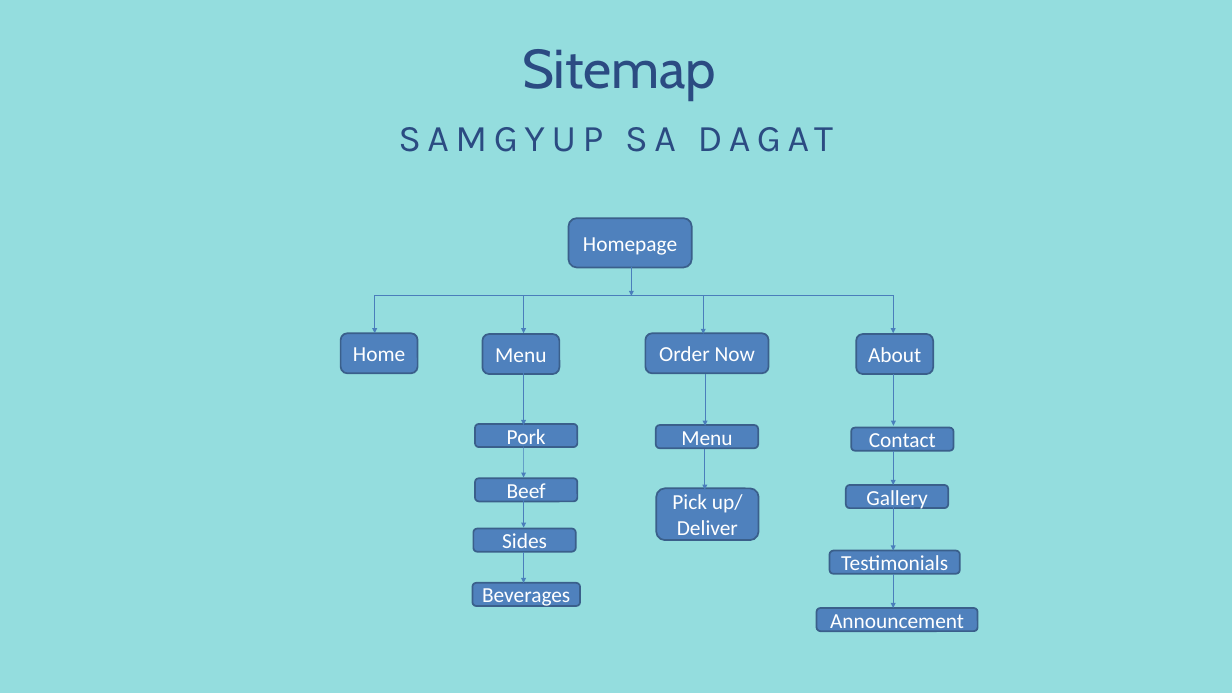
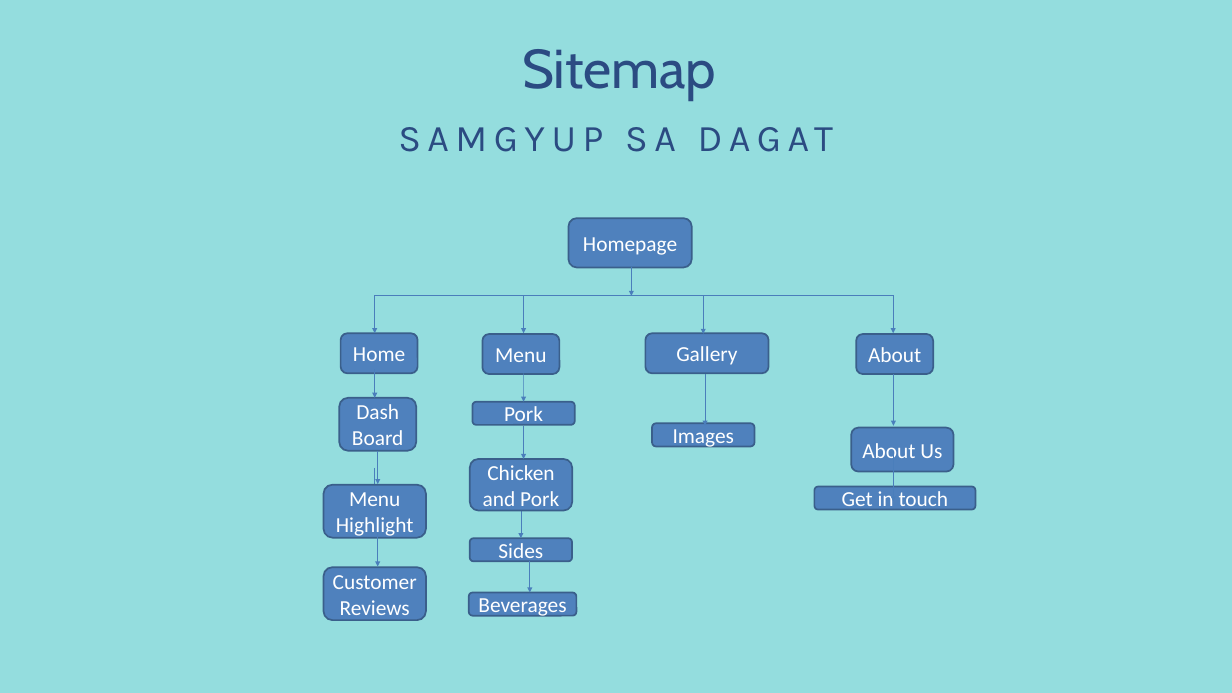
Before and after one commit to Asher0506/Samgyup-Final, a slide deck: slide 6 of Proposal/MP1 Asher.pptx (slide 4 before the commit). Drawn at 1232x693 pixels with LibreOffice and Linux fonts; fonts in the diff are those of the drawing. Boxes give left, top, right and bottom in pixels: in the first picture for what was removed or moved away, otherwise in the second. Text is boxed around its words. In the diff, an @@ line names an element or a change of style, - is before the commit and + after.

```diff
--- a/Proposal/MP1 Asher.pptx
+++ b/Proposal/MP1 Asher.pptx
@@ text in rounded rectangle at [676,346,737,365]: text changed @@
-Order Now
+Gallery
@@ arrow moved from (705, 448) - (705, 490) to (375, 373) - (375, 414) @@
@@ arrow added from (375, 370) to (375, 398), #4B7EBC 0.75 pt @@
@@ arrow moved from (524, 373) - (524, 425) to (524, 373) - (524, 402) @@
@@ rounded rectangle added at [339,398,416,451], fill #4F81BD, outline #3A5F8C 2 pt, 25 pt, text #FFFFFF @@
+Dash Board
@@ rounded rectangle "Pork": place and size @@
-rounded rectangle "Pork" at [475,424,577,447]
+rounded rectangle "Pork" at [472,402,575,425]
@@ arrow added from (524, 426) to (524, 459), #4B7EBC 0.75 pt @@
@@ rounded rectangle added at [652,423,755,447], fill #4F81BD, outline #3A5F8C 2 pt, 25 pt, text #FFFFFF @@
+Images
@@ rounded rectangle "About Us": place and size @@
-rounded rectangle "About Us" at [851,428,954,451]
+rounded rectangle "About Us" at [851,428,954,471]
@@ text in rounded rectangle at [862,443,942,458]: text changed @@
-Contact
+About Us
@@ arrow moved from (893, 506) - (893, 551) to (375, 468) - (375, 520) @@
@@ arrow added from (378, 451) to (378, 484), #4B7EBC 0.75 pt @@
@@ rounded rectangle added at [470,459,572,511], fill #4F81BD, outline #3A5F8C 2 pt, 25 pt, text #FFFFFF @@
+Chicken and Pork
@@ rounded rectangle removed at [475,478,577,501] @@
-Beef
@@ arrow moved from (524, 500) - (524, 528) to (524, 451) - (524, 478) @@
@@ arrow moved from (893, 451) - (893, 485) to (893, 451) - (893, 501) @@
@@ rounded rectangle "Menu Highlight": place and size @@
-rounded rectangle "Menu Highlight" at [656,425,758,448]
+rounded rectangle "Menu Highlight" at [323,485,426,538]
@@ text in rounded rectangle at [336,492,413,538]: text changed @@
-Menu
+Menu Highlight
@@ arrow moved from (524, 447) - (524, 477) to (521, 507) - (521, 538) @@
@@ rounded rectangle removed at [656,488,758,540] @@
-Pick up/ Deliver
@@ rounded rectangle "Get in touch": place and size @@
-rounded rectangle "Get in touch" at [817,608,978,631]
+rounded rectangle "Get in touch" at [814,487,976,510]
@@ text in rounded rectangle at [842,491,949,512]: text changed @@
-Announcement
+Get in touch
@@ rounded rectangle removed at [846,485,948,508] @@
-Gallery
@@ arrow moved from (893, 573) - (893, 608) to (378, 533) - (378, 567) @@
@@ rounded rectangle "Sides": place and size @@
-rounded rectangle "Sides" at [473,529,575,552]
+rounded rectangle "Sides" at [470,538,572,562]
@@ rounded rectangle added at [323,567,426,620], fill #4F81BD, outline #3A5F8C 2 pt, 25 pt, text #FFFFFF @@
+Customer Reviews
@@ arrow moved from (524, 552) - (524, 583) to (530, 561) - (530, 593) @@
@@ rounded rectangle removed at [830,551,960,574] @@
-Testimonials
@@ rounded rectangle "Beverages": place and size @@
-rounded rectangle "Beverages" at [472,583,580,606]
+rounded rectangle "Beverages" at [469,593,577,616]
```
